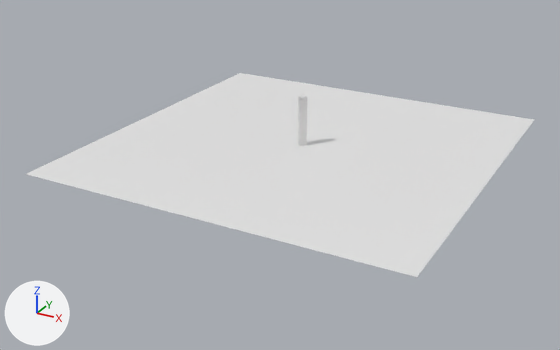
Two versions of the glTF model docs/research/3d-buildings-pilot/millennium-tower-detailed.glb, one commit apart.
Camera for both pictures: a 50 mm lens placed at (1760.0, -3445.0, 1516.0), pointed at (-46.0, -161.0, -126.0). The lights are fixed; the arrows at lower left show +X, +Y and +Z. The older version comes first.

Names of what the first picture shows: 'Ground', 'Shaft_Glass'.
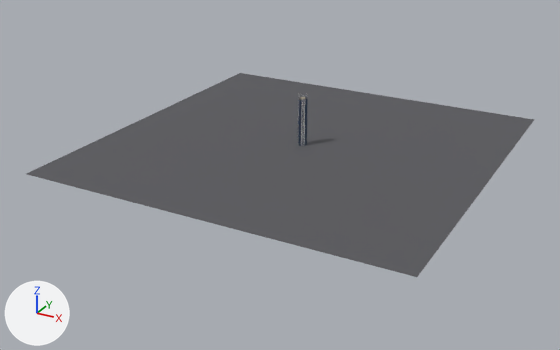
What differs and where, as boxes (x1, y1, x2, y2) in the pictures (560 x 350 px):
```json
{"object": "Ground", "change": "recoloured", "before": [27, 73, 534, 277], "after": [27, 73, 534, 277], "on screen": "white to dark grey"}
{"object": "Shaft_Glass", "change": "recoloured", "before": [298, 99, 307, 146], "after": [298, 99, 307, 146], "on screen": "darker"}
```

Edits to the scene script, one JSON object a line:
```json
{"op": "set", "path": "mat_glass_bluegrey.base_color", "old": "(0.8, 0.8, 0.8)", "new": "(0.025, 0.05, 0.1)", "note": "white #e7e7e7 -> dark blue #2c3f59"}
{"op": "add", "block": "mat_ground_darkgrey", "code": ["mat_ground_darkgrey = principled_material('Ground_DarkGrey')", "mat_ground_darkgrey.base_color = (0.1, 0.1, 0.11)  # dark grey #59595d", "mat_ground_darkgrey.roughness = 0.92"]}
{"block": "me_плоскость", "where": "me_плоскость.from_pydata(...)  # 4 vertices, 2 faces; spans x -1000.0..1000.0, y -1000.0..1000.0, z 0.0"}
{"op": "remove", "block": "me_плоскость", "code": "me_плоскость.materials.append(mat_ground_sand)  # white #e7e7e7"}
{"op": "add", "block": "me_плоскость", "code": "me_плоскость.materials.append(mat_ground_darkgrey)  # dark grey #59595d"}
```
